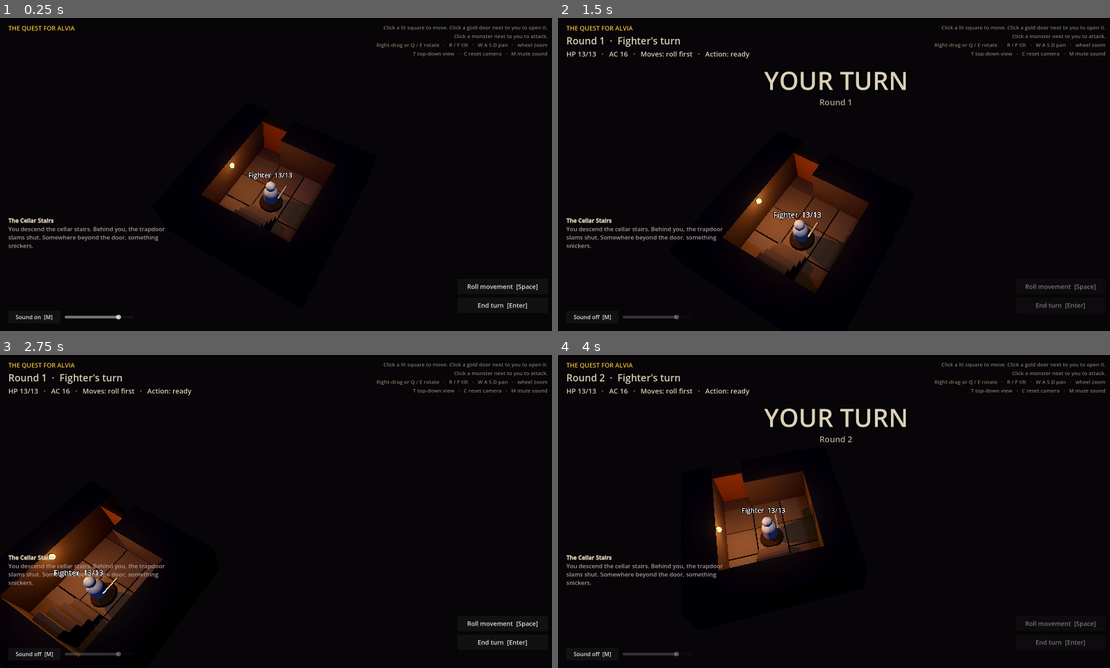
Above: before the commit, frames 1-4 (two rows, left to right).
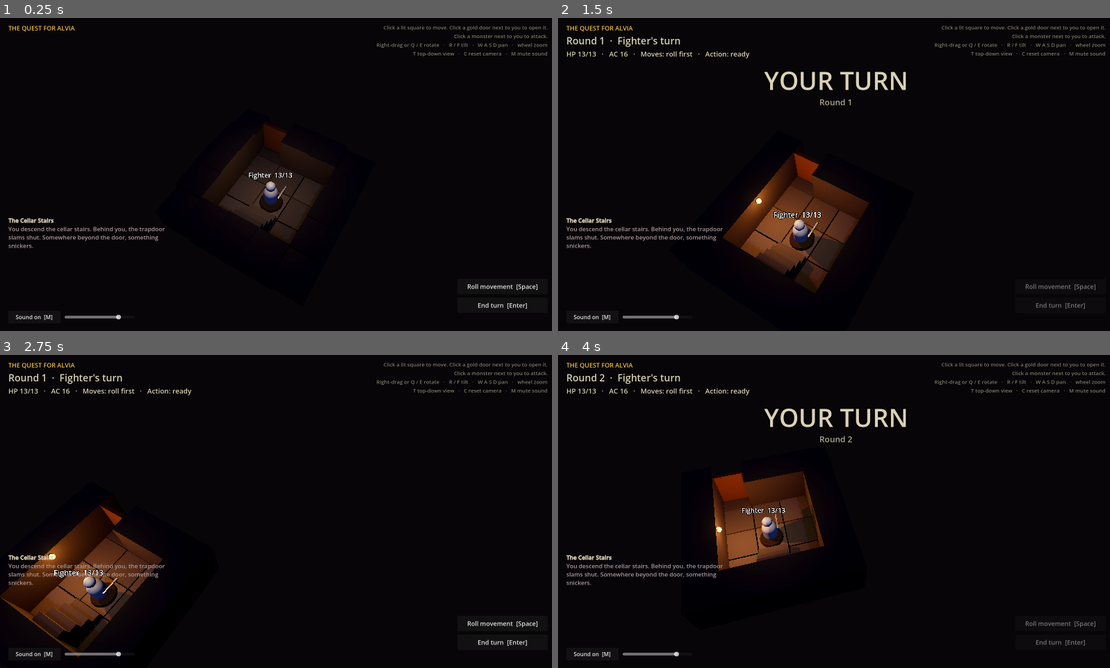
Above: after the commit, the same moments.

Repository: robertdavidsson77-pixel/quest-for-alvia
Game: Godot game, scene res://scenes/main.tscn
The game is run twice, just before and just after one commit, with the same random seed, the same clock (stepped at 60 frames per second) and the same inputs.
Inputs (mouse positions are in pixels of both pictures, inside the frame that each line leads up to):
- Up to frame 1 (0.25 s): no input
- Up to frame 2 (1.5 s): click "Sound on [M]" (after the commit: "End turn [Enter]") at 0.5 s; tap A at 1.25 s; move the mouse to (960, 158) at 1.27 s; hold D from 1.28 s (still down); tap C at 1.35 s; click (960, 158) at 1.42 s
- Up to frame 3 (2.75 s): tap Space at 1.52 s; release D at 2 s; tap A at 2 s; drag from (165, 527) to (248, 574) at 2.02 s
- Up to frame 4 (4 s): click "End turn [Enter]" at 2.75 s; tap A at 3.5 s; move the mouse to (889, 442) at 3.52 s; hold D from 3.53 s (still down); hold Q from 3.53 s (still down)

The runs differ from the first frame. In frame 1, 2.7% of the frame differs, in the area x 36-61%, y 32-72%; in frame 2, 0.1%; in frame 3, 0.1%; in frame 4, 0.1%.

Commit message:
Dramatic door reveal: door shudders, grinds open in dust, torches light one by one, monsters' red eyes kindle before they rise
Co-Authored-By: Claude Opus 5.5 (1M context) <noreply@anthropic.com>
Claude-Session: https://claude.ai/code/session_01QqrhcDikZJ9oN6TZzKikE7

Diff:
--- a/scripts/board.gd
+++ b/scripts/board.gd
@@ -11,7 +11,8 @@
 const WALL_HEIGHT := 1.4
 const ROOM_CHARS := ".HgTCBS"  # squares that belong to a room
 const WALKABLE_CHARS := ".Hg"   # room squares you can stand on (the rest is furniture)
-const REVEAL_STAGGER := 0.035   # seconds of delay per square of distance from the door
+const REVEAL_STAGGER := 0.07    # seconds of delay per square of distance from the door
+const TORCH_GAP := 0.45         # torches in a new room catch light one after another
 
 var width := 0
 var height := 0
@@ -119,13 +120,29 @@
 	return found
 
 
-## Swings the door open (it sinks into the floor) and reveals the rooms behind it.
+## The door shudders against its hinges, as if something resists. Await it
+## before open_door() for the full effect.
+func shudder_door(cell: Vector2i) -> void:
+	var panel: Node3D = _doors[cell]["panel"]
+	var home := panel.position
+	var tween := create_tween()
+	for i in 3:
+		var jolt := Vector3(randf_range(-0.04, 0.04), 0, randf_range(-0.04, 0.04))
+		tween.tween_property(panel, "position", home + jolt, 0.05)
+		tween.tween_property(panel, "position", home, 0.08)
+		tween.tween_interval(0.18 - i * 0.04)
+	await tween.finished
+
+
+## Grinds the door open (it sinks slowly into the floor) and reveals the rooms
+## behind it, with a burst of old dust.
 func open_door(cell: Vector2i) -> void:
 	var door: Dictionary = _doors[cell]
 	door["open"] = true
 	var panel: Node3D = door["panel"]
+	Effects.dust_puff(self, cell_to_world(cell) + Vector3(0, 0.3, 0), 40, 0.5)
 	var tween := create_tween()
-	tween.tween_property(panel, "position:y", -WALL_HEIGHT, 0.6).set_trans(Tween.TRANS_QUAD).set_ease(Tween.EASE_IN)
+	tween.tween_property(panel, "position:y", -WALL_HEIGHT, 1.3).set_trans(Tween.TRANS_SINE).set_ease(Tween.EASE_IN_OUT)
 	await tween.finished
 	panel.visible = false
 	for room in door["rooms"]:
@@ -138,13 +155,38 @@
 func reveal_room(room: int, from_cell: Vector2i) -> void:
 	_revealed[room] = true
 	var longest := 0.0
+	var torches: Array[OmniLight3D] = []
 	for node in _room_nodes.get(room, []):
 		if node.visible:
 			continue  # already shown with a neighbouring room
+		if node is OmniLight3D:
+			torches.append(node)
+			continue
+		if node.has_meta("flame"):
+			continue  # lit together with its torch light
 		var delay := Vector2(world_to_cell(node.position)).distance_to(Vector2(from_cell)) * REVEAL_STAGGER
 		longest = maxf(longest, delay)
 		_pop_in(node, delay)
 	await get_tree().create_timer(longest + 0.35).timeout
+	# Nearest torch first, then the rest one by one into the dark.
+	torches.sort_custom(func(a: OmniLight3D, b: OmniLight3D) -> bool:
+		return a.position.distance_to(cell_to_world(from_cell)) < b.position.distance_to(cell_to_world(from_cell)))
+	for light in torches:
+		_ignite(light)
+		await get_tree().create_timer(TORCH_GAP).timeout
+
+
+## A torch flares up and settles into its flicker.
+func _ignite(light: OmniLight3D) -> void:
+	var flame: Node3D = light.get_meta("flame_node")
+	flame.scale = Vector3.ONE * 0.01
+	flame.visible = true
+	light.set_meta("fade", 0.0)
+	light.visible = true
+	var tween := create_tween()
+	tween.tween_property(flame, "scale", Vector3.ONE * 1.6, 0.15).set_trans(Tween.TRANS_QUAD).set_ease(Tween.EASE_OUT)
+	tween.tween_property(flame, "scale", Vector3.ONE, 0.4)
+	tween.parallel().tween_method(func(v: float): light.set_meta("fade", v), 0.0, 1.0, 0.6)
 
 
 func _door_seen(cell: Vector2i) -> bool:
@@ -383,6 +425,7 @@
 	flame.mesh = flame_mesh
 	flame.material_override = flame_mat
 	flame.position = pos
+	flame.set_meta("flame", true)
 	add_child(flame)
 	_register(flame, rooms)
 
@@ -392,6 +435,7 @@
 	light.omni_range = 6.0
 	light.shadow_enabled = true
 	light.position = pos + dir * 0.2
+	light.set_meta("flame_node", flame)
 	add_child(light)
 	_register(light, rooms)
 	torch_lights.append(light)
--- a/scripts/figure.gd
+++ b/scripts/figure.gd
@@ -16,6 +16,8 @@
 var _body: Node3D
 var _label: Label3D
 var _body_material: StandardMaterial3D
+var _eyes: Array[MeshInstance3D] = []
+var _eye_material: StandardMaterial3D
 
 
 func setup(unit_stats: UnitStats, on_board: Board, start: Vector2i) -> void:
@@ -138,9 +140,44 @@
 	tween.tween_callback(label.queue_free)
 
 
+## Steps out of the shadows: first only two red eyes kindle in the dark, then
+## the body rises up out of blackness. `on_roar` is called as it shows itself.
+## (The eyes stay lit, faintly.)
+func emerge(on_roar: Callable) -> void:
+	var hidden: Array[Node3D] = []
+	for child in get_children() + _body.get_children():
+		if child is MeshInstance3D and not _eyes.has(child) and child.visible:
+			child.visible = false
+			hidden.append(child)
+	_label.visible = false
+	for eye in _eyes:
+		eye.visible = true
+	if _eye_material:
+		var glow := create_tween()
+		glow.tween_property(_eye_material, "emission_energy_multiplier", 8.0, 0.5).from(0.0)
+		await glow.finished
+	await get_tree().create_timer(0.6).timeout
+
+	Sound.play(stats.voice + "_wake")
+	on_roar.call()
+	for node in hidden:
+		node.visible = true
+	_body.scale = Vector3(1, 0.05, 1)
+	_body_material.albedo_color = Color.BLACK
+	var tween := create_tween()
+	tween.tween_property(_body, "scale", Vector3.ONE, 0.7).set_trans(Tween.TRANS_BACK).set_ease(Tween.EASE_OUT)
+	tween.parallel().tween_property(_body_material, "albedo_color", stats.color, 1.0)
+	if _eye_material:
+		tween.parallel().tween_property(_eye_material, "emission_energy_multiplier", 3.0, 1.0)
+	await tween.finished
+	_label.visible = true
+
+
 func _die() -> void:
 	Sound.play(stats.voice, 0.0)
 	_label.visible = false
+	if _eye_material:
+		create_tween().tween_property(_eye_material, "emission_energy_multiplier", 0.0, 1.0)
 	await get_tree().create_timer(0.25).timeout
 	var tween := create_tween()
 	# Sag to the knees, then topple.
@@ -202,6 +239,24 @@
 	head.position.y = 0.08 + torso_mesh.height + head_mesh.radius * 0.8
 	_body.add_child(head)
 
+	if not stats.is_hero:
+		_eye_material = StandardMaterial3D.new()
+		_eye_material.albedo_color = Color(1, 0.1, 0.05)
+		_eye_material.emission_enabled = true
+		_eye_material.emission = Color(1, 0.08, 0.02)
+		_eye_material.emission_energy_multiplier = 0.0
+		var eye_mesh := SphereMesh.new()
+		eye_mesh.radius = 0.03 * h + 0.012
+		eye_mesh.height = eye_mesh.radius * 2.0
+		for side in [-1, 1]:
+			var eye := MeshInstance3D.new()
+			eye.mesh = eye_mesh
+			eye.material_override = _eye_material
+			eye.position = head.position + Vector3(side * head_mesh.radius * 0.4, head_mesh.radius * 0.15, -head_mesh.radius * 0.9)
+			eye.visible = false
+			_body.add_child(eye)
+			_eyes.append(eye)
+
 	# The weapon points forward (-Z), so you can see which way a figure faces.
 	var blade_mat := StandardMaterial3D.new()
 	blade_mat.albedo_color = Color(0.75, 0.75, 0.78)
--- a/scripts/main.gd
+++ b/scripts/main.gd
@@ -166,30 +166,37 @@
 func _open_door(cell: Vector2i) -> void:
 	phase = Phase.BUSY
 	board.clear_highlights()
-	hud.log_line("The door groans open...")
-	camera_rig.focus_on(board.cell_to_world(cell))
+	hud.log_line("You put your shoulder to the door...")
+	camera_rig.close_in(board.cell_to_world(cell))
 	Sound.play("door_creak")
+	await board.shudder_door(cell)
+	await _beat()
+	hud.log_line("It groans open. Cold air, and the smell of rot.")
 	Sound.play("door")
+	camera_rig.shake(0.08)
 	await board.open_door(cell)
+	camera_rig.release()
+	await _beat()
 	for m in monsters:
 		if not m.visible and board.is_room_revealed(board.room_at(m.cell)):
 			await _wake(m)
+	camera_rig.focus_on(hero.position)
 	phase = Phase.HERO
 	_refresh_hero_ui()
 
 
-## A monster steps out of the dark: it pops up and turns to face the hero.
+## A monster rises out of the shadows: first only its red eyes in the dark,
+## then the rest of it, turning to face the hero.
 func _wake(m: Figure) -> void:
+	camera_rig.close_in(m.position)
 	m.face(hero.position)
-	var final_scale := m.scale
-	m.scale = Vector3(final_scale.x, 0.01, final_scale.z)
 	m.visible = true
-	Sound.play(m.stats.voice + "_wake")
-	Sound.set_combat(true)
-	var tween := create_tween()
-	tween.tween_property(m, "scale", final_scale, 0.35).set_trans(Tween.TRANS_BACK).set_ease(Tween.EASE_OUT)
-	await tween.finished
-	m.show_float_text("!", Color(0.95, 0.3, 0.2))
+	await m.emerge(func(): Sound.set_combat(true))
+	camera_rig.shake(0.12)
+	Effects.dust_puff(self, m.position, 14, 0.4)
+	m.show_float_text("!", Color(0.95, 0.3, 0.2), 1.3)
+	await get_tree().create_timer(0.6).timeout
+	camera_rig.release()
 	hud.log_line("[color=#c66]A %s! It has seen you.[/color]" % m.stats.display_name.to_lower())
 
 
